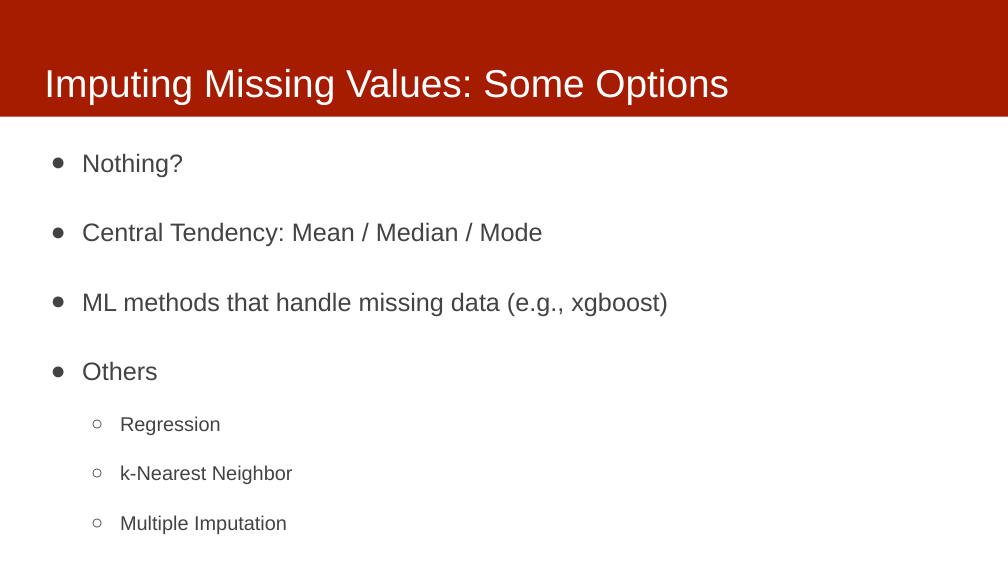
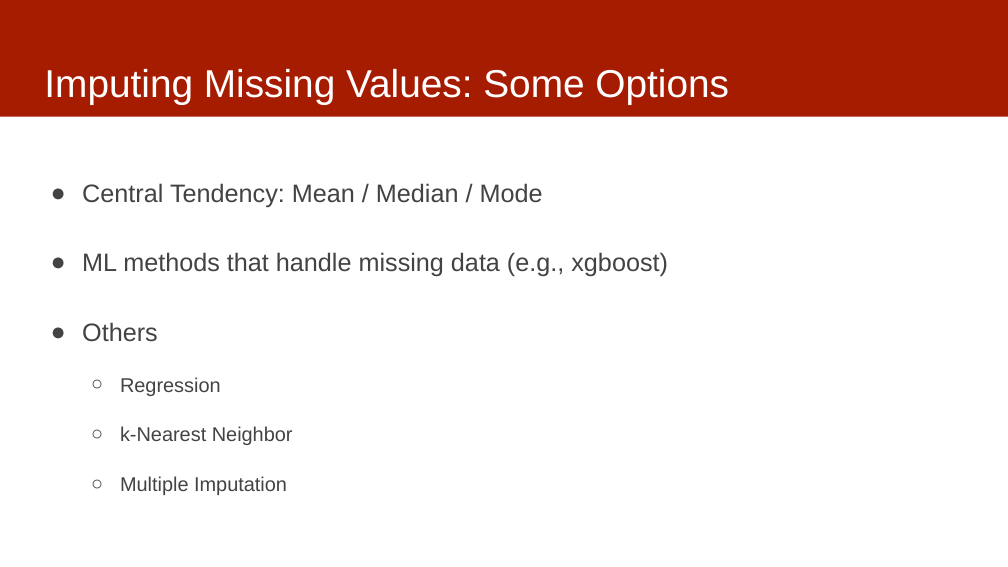
Before and after one commit to dssg/MLinPractice, a slide deck: slide 30 of Lectures/Lecture7-Features.pptx (slide 26 before the commit). Drawn at 1008x567 pixels with LibreOffice and Linux fonts; fonts in the diff are those of the drawing. Boxes give left, top, right and bottom in pixels: in the first picture for what was removed or moved away, otherwise in the second. Text is boxed around its words. In the diff, an @@ line names an element or a change of style, - is before the commit and + after.

```diff
--- a/Lectures/Lecture7-Features.pptx
+++ b/Lectures/Lecture7-Features.pptx
@@ text at (82,153,183,177): paragraph removed @@
-● Nothing?
```
Also in this commit, not shown: 2 other slides changed, 4 slides added.
